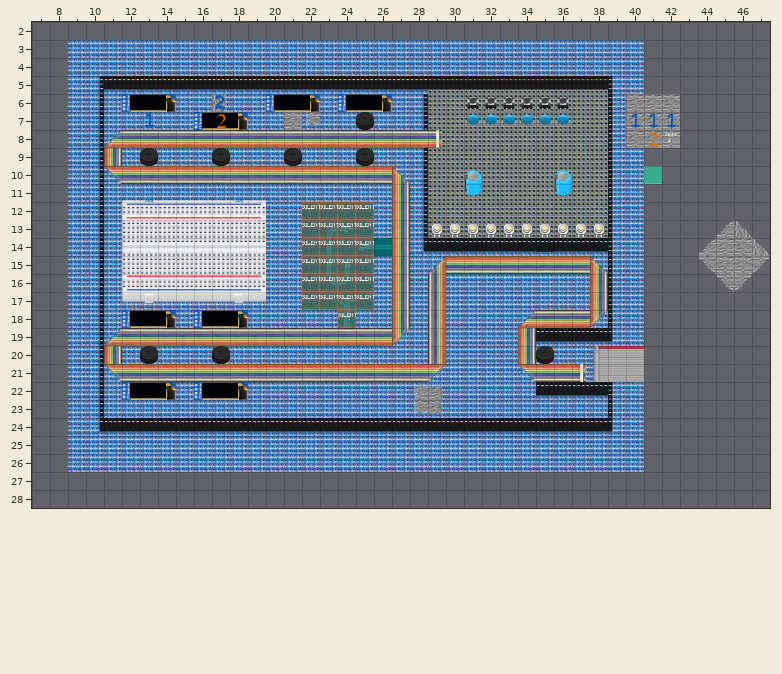
Level history. Tiled map (JSON): src/maps/adventure2.json. The picture above is the old version.
Cells are 32x32 px. Shown: x 7..47, y 2..28. Not drawn, because the pictures are missing: unchanged layer "Bridge".
New version:
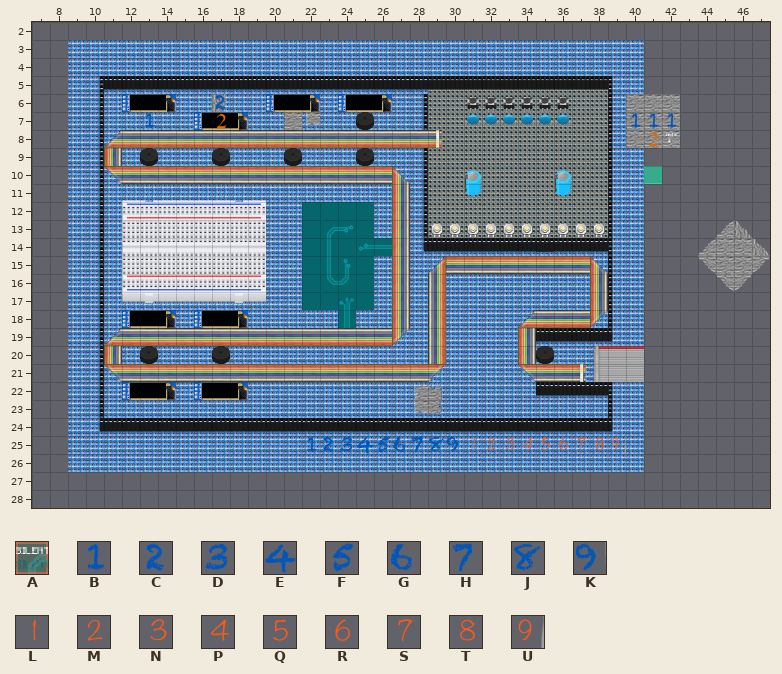
Key: from "mapUtilities": A 4; from "number_tst": B 27, C 28, D 29, E 30, F 31, G 32, H 33, J 34, K 35, L 45, M 46, N 47, P 48, Q 49, R 50, S 51, T 52, U 53.
_ is an empty cell.
See-through tiles are keyed as they look on the map.
Changes in this commit:
Layer "Routes":
y 25: x 22..39 __________________ -> BCDEFGHJKLMNPQRSTU
Layer "silent" (now hidden):
y 12..17: x 22..25 AAAA -> ____
y 18: x 24 A -> _
Where, in picture pixels (left, top, right, bottom), the same in both pictures:
removed: (302, 202, 374, 328)
added: (307, 436, 626, 454)
